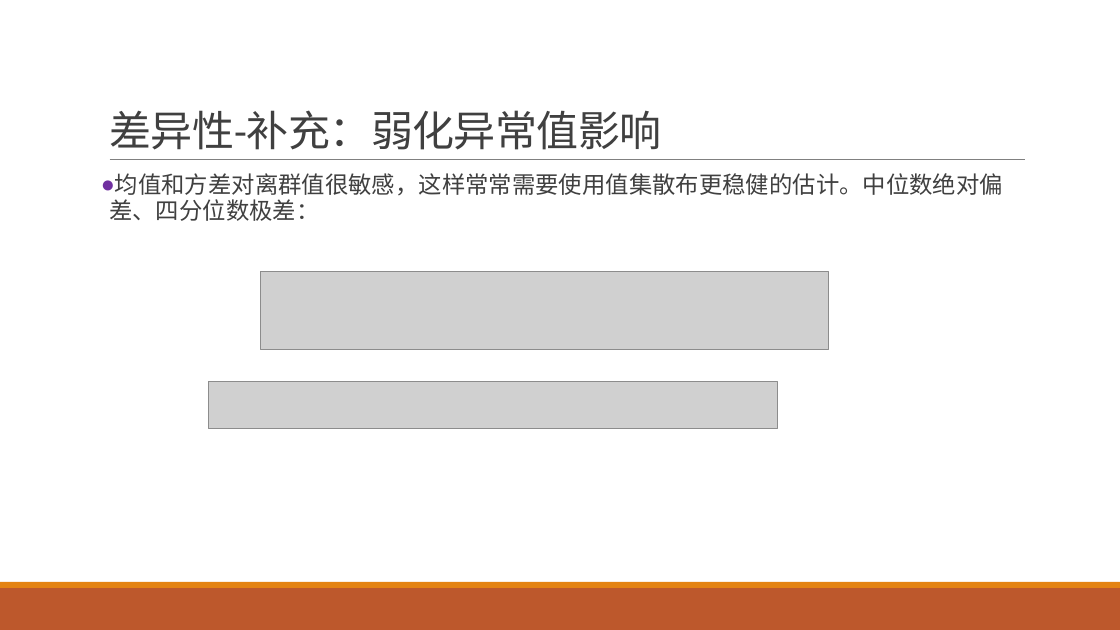
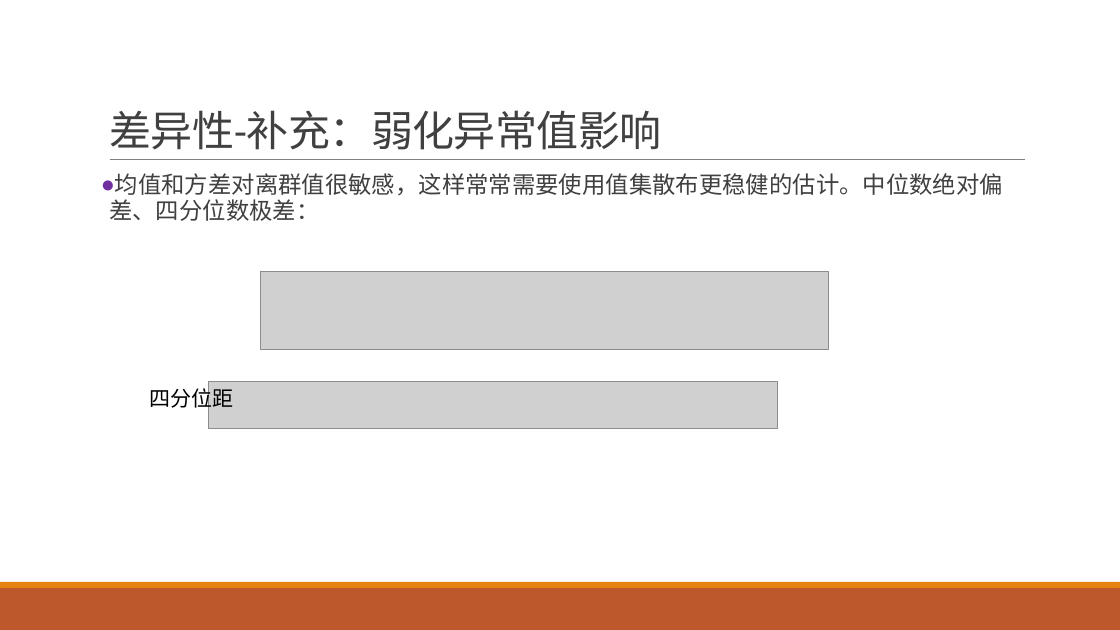
Before and after one commit to exoplanetX/DataAnalytics, a slide deck: slide 25 of 数据分析-3-探索性分析.pptx. Drawn at 1120x630 pixels with LibreOffice and Linux fonts; fonts in the diff are those of the drawing; grey boxes stand for pictures. Boxes give left, top, right and bottom in pixels: in the first picture for what was removed or moved away, otherwise in the second. Text is boxed around its words. In the diff, an @@ line names an element or a change of style, - is before the commit and + after.

```diff
--- a/数据分析-3-探索性分析.pptx
+++ b/数据分析-3-探索性分析.pptx
@@ text added at bbox=[150, 385, 234, 411], 18 pt, text #000000 @@
+四分位距
```
Also in this commit, not shown: 6 other slides changed.
